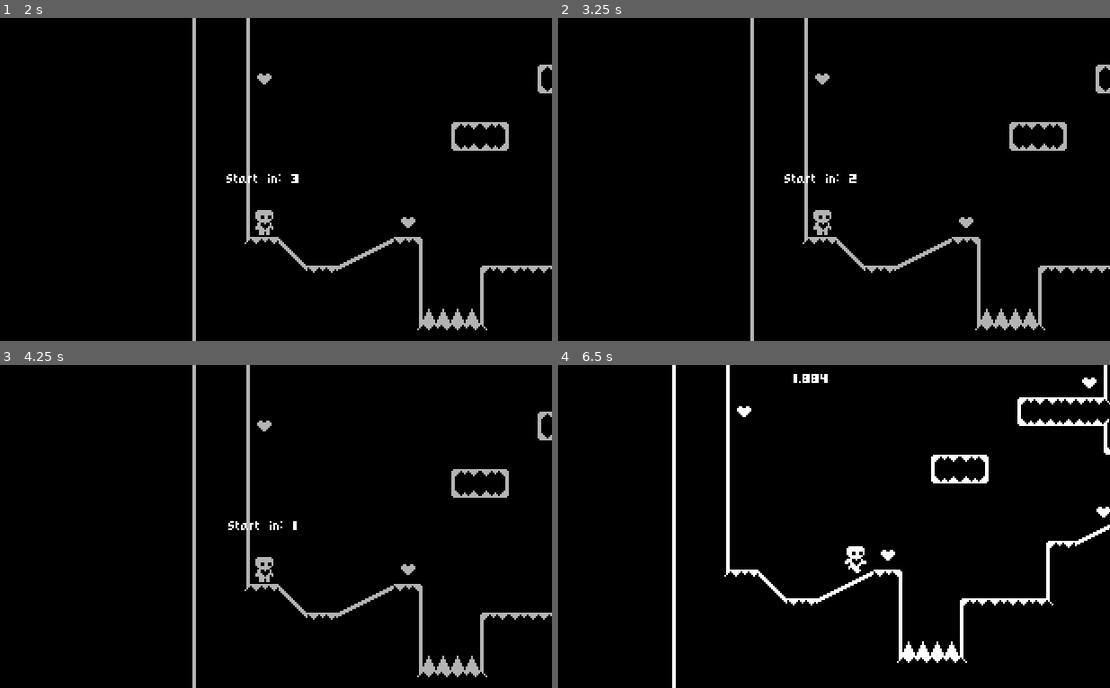
Above: before the commit, frames 1-4 (two rows, left to right).
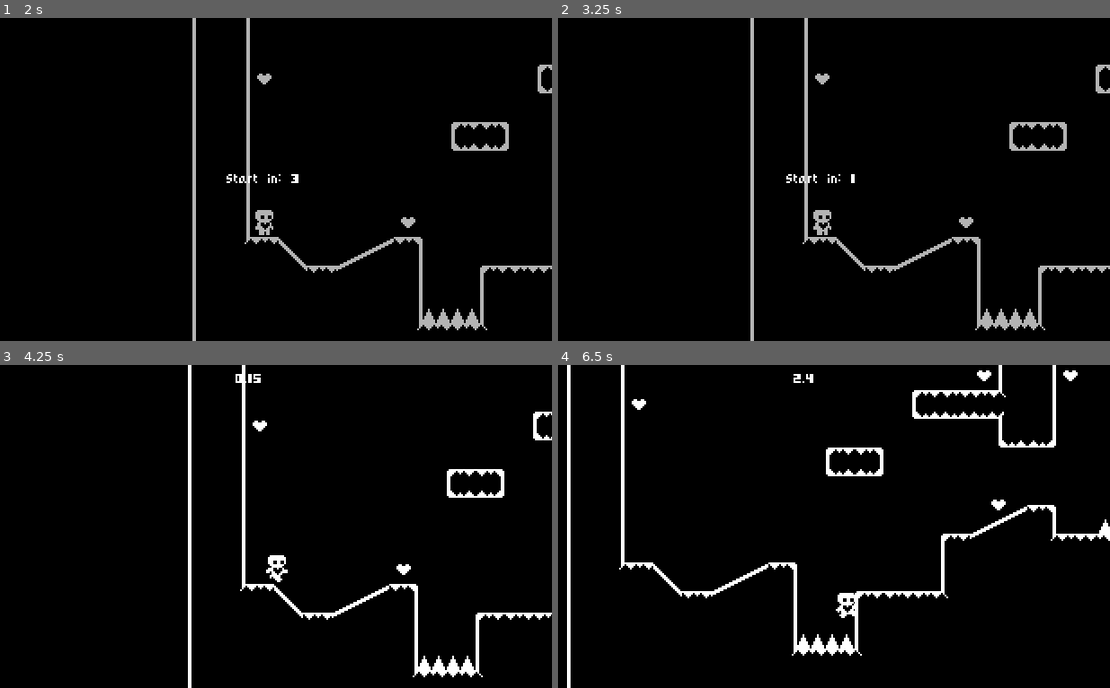
Above: after the commit, the same moments.

Repository: Jordla/HeartPlatformer-Godot-4-Tutorial
Game: Godot game, scene res://start_menu.tscn
The game is run twice, just before and just after one commit, with the same random seed, the same clock (stepped at 60 frames per second) and the same inputs.
Inputs:
- Up to frame 1 (2 s): click "Start Game" at 0.5 s; hold Right (move_right) from 1.28 s (still down); tap Space (jump) at 1.52 s
- Up to frame 2 (3.25 s): tap Enter at 2 s; tap Space (jump) at 2.27, 2.75 s; release Right (move_right) at 2.78 s; hold Left (move_left) from 2.78 s (still down)
- Up to frame 3 (4.25 s): tap Enter at 3.5 s; release Left (move_left) at 3.53 s; hold Right (move_right) from 3.53 s (still down); tap Space (jump) at 3.77 s
- Up to frame 4 (6.5 s): tap Space (jump) at 4.52, 5.27 s; release Right (move_right) at 5.03 s; hold Left (move_left) 5.03-5.78 s; hold Right (move_right) from 5.78 s (still down)

Frame 1 is identical in both runs. In frame 2, 0.2% of the frame differs, in the area x 41-55%, y 48-52%; in frame 3, 5.5%; in frame 4, 8.5%, in the area x 1-100%, y 0-100%.

Commit message:
Add victory screen, Remove transition wait time Finish Tutorial Video P15 - COMPLETED Tutorial
Upon finishing all levels a button to the victory
screen appears allowing players to navigate to the
victory screen. On the victory screen it displays
"You Win" and a button to return to the main menu.

Removed the await for the fade from black meaning that
the player only has to wait for the countdown and not
the transition and countdown/

Diff:
--- a/heart.gd
+++ b/heart.gd
@@ -5,7 +5,7 @@
 	var hearts: Array[Node] = get_tree().get_nodes_in_group("Hearts") # Gets a list of nodes
 	#print(hearts.size()) # size is 1 when hearts are all collected becuase of queue_free
 	if hearts.size() == 1:
-		print("Level Completed")
+		# print("Level Completed")
 		Events.level_completed.emit() # Events is the Autoload script we created earlier, make it emit the leve_completed signal when all hearts collected
 
 # Check how many hearts are remaining after a heart is destroyed
--- a/level_completed.gd
+++ b/level_completed.gd
@@ -4,10 +4,10 @@
 signal next_level()
 
 @onready var retry_button = %RetryButton
+@onready var next_level_button = %NextLevelButton
 
 func _on_retry_button_pressed():
 	retry.emit()
 
-
 func _on_next_level_button_pressed():
 	next_level.emit()
--- /dev/null
+++ b/victory_screen.gd
@@ -0,0 +1,11 @@
+extends CenterContainer
+
+@onready var menu_button = %MenuButton
+
+# Called when the node enters the scene tree for the first time.
+func _ready():
+	LevelTransition.fade_from_black() # Else screen will remain black after clicking on the victory screen button
+	menu_button.grab_focus()
+
+func _on_menu_button_pressed():
+	get_tree().change_scene_to_file("res://start_menu.tscn")
--- /dev/null
+++ b/victory_screen.tscn
@@ -0,0 +1,27 @@
+[gd_scene load_steps=2 format=3 uid="uid://dntfjx4ptta7b"]
+
+[ext_resource type="Script" path="res://victory_screen.gd" id="1_uwvxy"]
+
+[node name="VictoryScreen" type="CenterContainer"]
+anchors_preset = 15
+anchor_right = 1.0
+anchor_bottom = 1.0
+grow_horizontal = 2
+grow_vertical = 2
+script = ExtResource("1_uwvxy")
+
+[node name="VBoxContainer" type="VBoxContainer" parent="."]
+layout_mode = 2
+
+[node name="Label" type="Label" parent="VBoxContainer"]
+layout_mode = 2
+text = "You Win"
+horizontal_alignment = 1
+
+[node name="MenuButton" type="Button" parent="VBoxContainer"]
+unique_name_in_owner = true
+custom_minimum_size = Vector2(104, 16)
+layout_mode = 2
+text = "Return to Main Menu"
+
+[connection signal="pressed" from="VBoxContainer/MenuButton" to="." method="_on_menu_button_pressed"]
--- a/world.gd
+++ b/world.gd
@@ -18,10 +18,13 @@
 
 
 func _ready():
+	if not next_level is PackedScene: # Checks if there is a next_level, next_level is null
+		level_completed.next_level_button.text = "Victory Screen"
+		next_level = load("res://victory_screen.tscn")
 	Events.level_completed.connect(show_level_completed) # Don't put show_level_completed() as we don't want to call the func only connect it
 	get_tree().paused = true
 	start_in.visible = true  # Reset start in true
-	await LevelTransition.fade_from_black()
+	LevelTransition.fade_from_black()
 	animation_player.play("countdown")
 	await animation_player.animation_finished
 	get_tree().paused = false
